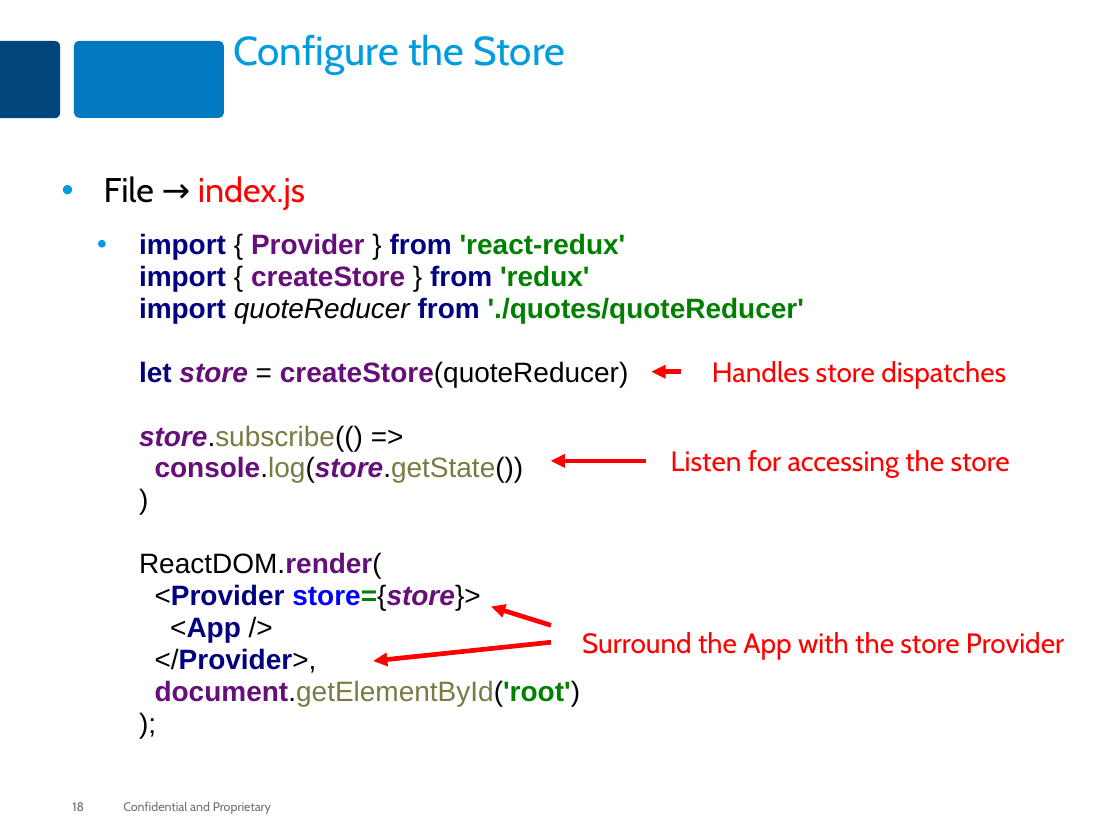
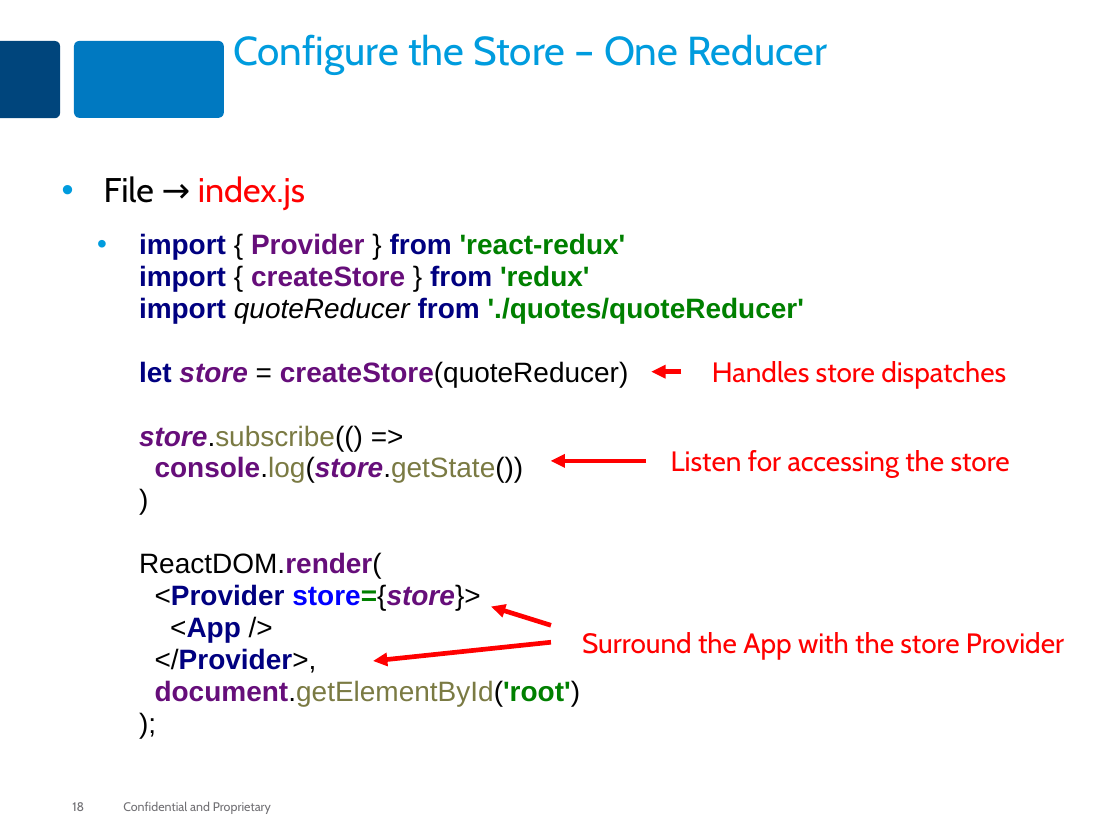
Before and after one commit to MaxMillington/react_practice, a slide deck: slide 18 of lesson-react-40-redux/react-redux.pptx. Drawn at 1120x840 pixels with LibreOffice and Linux fonts; fonts in the diff are those of the drawing. Boxes give left, top, right and bottom in pixels: in the first picture for what was removed or moved away, otherwise in the second. Text is boxed around its words. In the diff, an @@ line names an element or a change of style, - is before the commit and + after.

```diff
--- a/lesson-react-40-redux/react-redux.pptx
+++ b/lesson-react-40-redux/react-redux.pptx
@@ title at bbox=[233, 34, 827, 74]: text changed @@
-Configure the Store
+Configure the Store – One Reducer
```
Also in this commit, not shown: 2 other slides changed.
